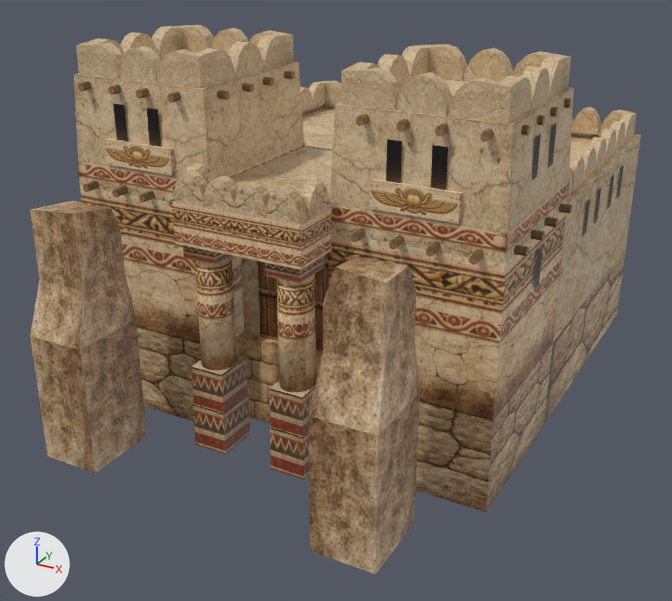
The COLLADA model art/meshes/structural/hitites/temple.dae, before and after one commit.
Rendered twice from a 50 mm camera at (0.251, -0.497, 0.242) aimed at (-0.004, -0.034, 0.01). Every picture has the same lights, and +X, +Y and +Z are marked at lower left. The picture after the commit comes second. Vertices at exactly the same position are counted once.

Names of what the first picture shows: 'temple'.
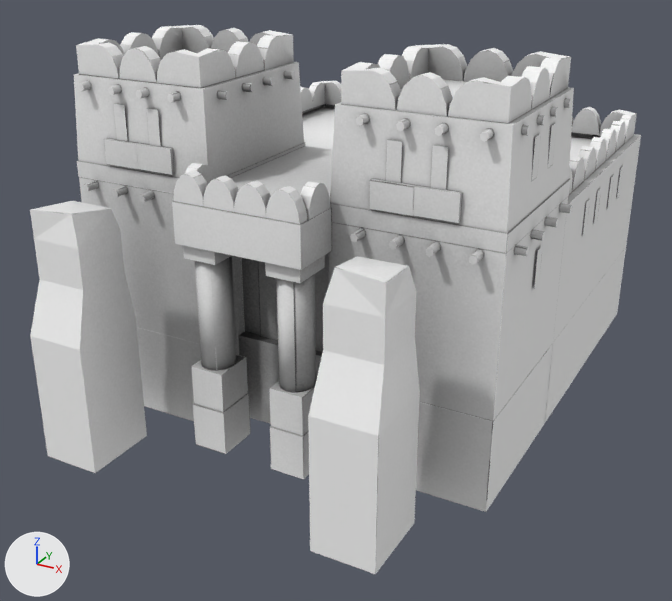
Edits to the bpy script that builds the scene:
```text
Add img_temple_png:
    img_temple_png = load_image('temple.png', '../../../textures/skins/structural/ao/hitites/temple.png', 1024, 1024, 'sRGB')
Change mat_material_005:
    mat_material_005.texture: img_hitites_struct_png -> img_temple_png
Change me_cube_015:
    where me_cube_015.from_pydata(...)  # 2327 vertices, 3300 faces; spans x -0.134..0.134, y -0.189..0.173, z -0.05..0.167
    used by ob_temple; location = (0.0, 0.0, 0.0)
    me_cube_015 part 1: texture (UV) coordinates of 3300 of 3300 faces, centred in x -0.134..0.134, y -0.189..0.173, z -0.035..0.166, changed; they spanned u 0.0..0.99, v 0.0..1.0 and now span u 0.0..1.0, v 0.0..1.0
```

Where the change shows, as pixel boxes [x1, y1, x2, y2] in the pictures (672 x 601 px):
'temple', surface changed (brown to grey)
    both: [30, 25, 641, 574]
